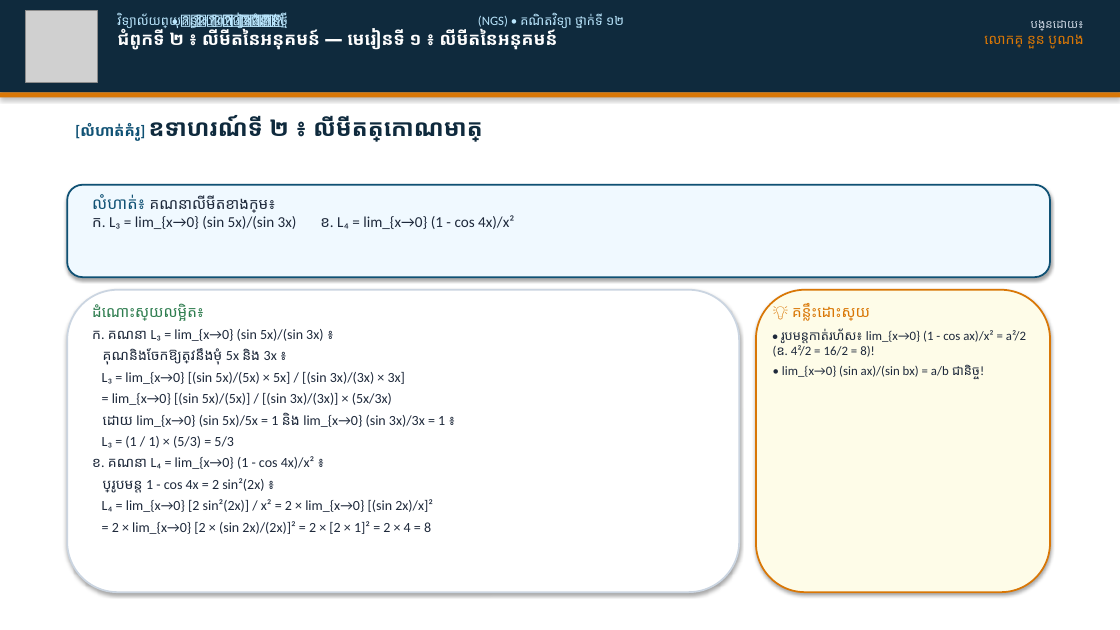
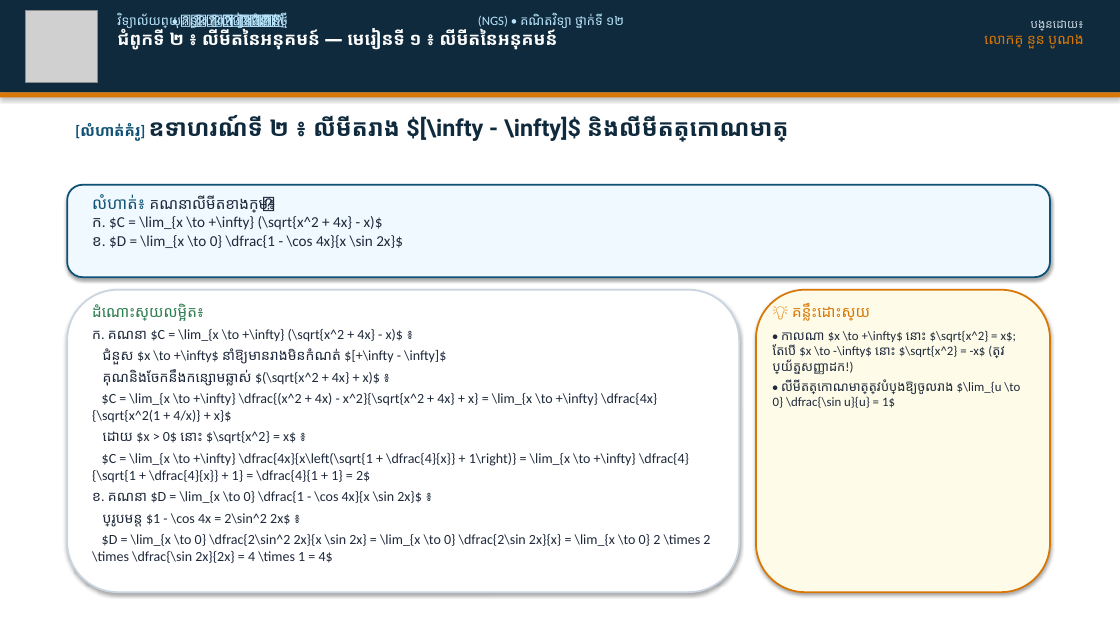
Before and after one commit to nuonbonorng8888-beep/teacher-dashboard, a slide deck: slide 8 of slides/ជំពូកទី២_មេរៀនទី១_លីមីតនៃអនុគមន៍.pptx (slide 7 before the commit). Drawn at 1120x630 pixels with LibreOffice and Linux fonts; fonts in the diff are those of the drawing; grey boxes stand for pictures. Boxes give left, top, right and bottom in pixels: in the first picture for what was removed or moved away, otherwise in the second. Text is boxed around its words. In the diff, an @@ line names an element or a change of style, - is before the commit and + after.

```diff
--- a/slides/ជំពូកទី២_មេរៀនទី១_លីមីតនៃអនុគមន៍.pptx
+++ b/slides/ជំពូកទី២_មេរៀនទី១_លីមីតនៃអនុគមន៍.pptx
@@ text at box(75, 115, 788, 142): text changed @@
-[លំហាត់គំរូ] ឧទាហរណ៍ទី ២ ៖ លីមីតត្រីកោណមាត្រ
+[លំហាត់គំរូ] ឧទាហរណ៍ទី ២ ៖ លីមីតរាង $[\infty - \infty]$ និងលីមីតត្រីកោណមាត្រ
@@ text at box(92, 194, 403, 248): text changed @@
-លំហាត់៖ គណនាលីមីតខាងក្រោម៖
-ក. L₃ = lim_{x→0} (sin 5x)/(sin 3x) ខ. L₄ = lim_{x→0} (1 - cos 4x)/x²
+លំហាត់៖ គណនាលីមីតខាងក្រោម ៖
+ក. $C = \lim_{x \to +\infty} (\sqrt{x^2 + 4x} - x)$
+ខ. $D = \lim_{x \to 0} \dfrac{1 - \cos 4x}{x \sin 2x}$
@@ text at box(92, 329, 710, 563): text changed @@
-ក. គណនា L₃ = lim_{x→0} (sin 5x)/(sin 3x) ៖
-គុណនិងចែកឱ្យត្រូវនឹងមុំ 5x និង 3x ៖
-L₃ = lim_{x→0} [(sin 5x)/(5x) × 5x] / [(sin 3x)/(3x) × 3x]
-= lim_{x→0} [(sin 5x)/(5x)] / [(sin 3x)/(3x)] × (5x/3x)
-ដោយ lim_{x→0} (sin 5x)/5x = 1 និង lim_{x→0} (sin 3x)/3x = 1 ៖
-L₃ = (1 / 1) × (5/3) = 5/3
-ខ. គណនា L₄ = lim_{x→0} (1 - cos 4x)/x² ៖
-ប្រើរូបមន្ត 1 - cos 4x = 2 sin²(2x) ៖
-L₄ = lim_{x→0} [2 sin²(2x)] / x² = 2 × lim_{x→0} [(sin 2x)/x]²
-= 2 × lim_{x→0} [2 × (sin 2x)/(2x)]² = 2 × [2 × 1]² = 2 × 4 = 8
+ក. គណនា $C = \lim_{x \to +\infty} (\sqrt{x^2 + 4x} - x)$ ៖
+ជំនួស $x \to +\infty$ នាំឱ្យមានរាងមិនកំណត់ $[+\infty - \infty]$
+គុណនិងចែកនឹងកន្សោមឆ្លាស់ $(\sqrt{x^2 + 4x} + x)$ ៖
+$C = \lim_{x \to +\infty} \dfrac{(x^2 + 4x) - x^2}{\sqrt{x^2 + 4x} + x} = \lim_{x \to +\infty} \dfrac{4x}{\sqrt{x^2(1 + 4/x)} + x}$
+ដោយ $x > 0$ នោះ $\sqrt{x^2} = x$ ៖
+$C = \lim_{x \to +\infty} \dfrac{4x}{x\left(\sqrt{1 + \dfrac{4}{x}} + 1\right)} = \lim_{x \to +\infty} \dfrac{4}{\sqrt{1 + \dfrac{4}{x}} + 1} = \dfrac{4}{1 + 1} = 2$
+ខ. គណនា $D = \lim_{x \to 0} \dfrac{1 - \cos 4x}{x \sin 2x}$ ៖
+ប្រើរូបមន្ត $1 - \cos 4x = 2\sin^2 2x$ ៖
+$D = \lim_{x \to 0} \dfrac{2\sin^2 2x}{x \sin 2x} = \lim_{x \to 0} \dfrac{2\sin 2x}{x} = \lim_{x \to 0} 2 \times 2 \times \dfrac{\sin 2x}{2x} = 4 \times 1 = 4$
@@ text at box(773, 330, 1020, 408): text changed @@
-• រូបមន្តកាត់រហ័ស៖ lim_{x→0} (1 - cos ax)/x² = a²/2 (ឧ. 4²/2 = 16/2 = 8)!
-• lim_{x→0} (sin ax)/(sin bx) = a/b ជានិច្ច!
+• កាលណា $x \to +\infty$ នោះ $\sqrt{x^2} = x$; តែបើ $x \to -\infty$ នោះ $\sqrt{x^2} = -x$ (ត្រូវប្រយ័ត្នសញ្ញាដក!)
+• លីមីតត្រីកោណមាត្រត្រូវបំប្លែងឱ្យចូលរាង $\lim_{u \to 0} \dfrac{\sin u}{u} = 1$
```
Also in this commit, not shown: 12 other slides changed, 1 slide added, 12 other files.
